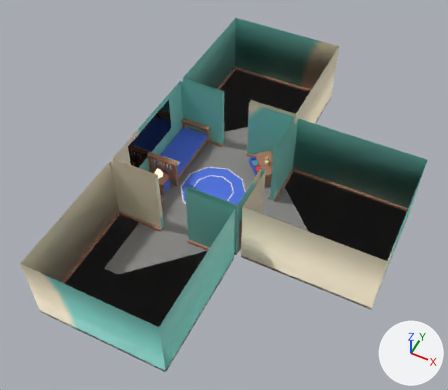
The FBX model OSJ_22/Assets/Models/Room.fbx, before and after one commit.
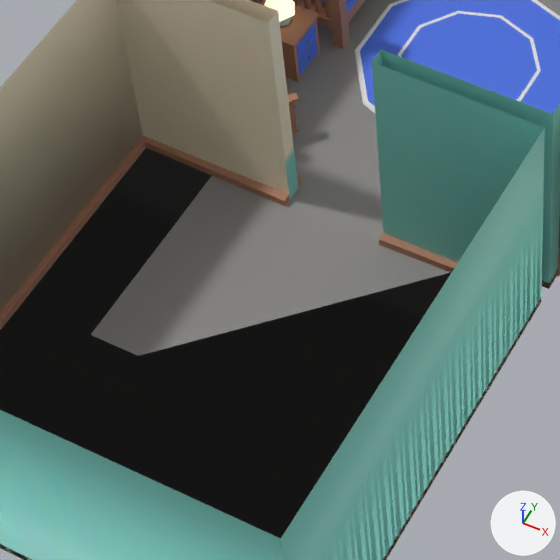
The first picture shows the older version from a 50 mm lens placed at (14.9, -23.1, 29.0), pointed at (3.8, -0.9, 1.1). The close-ups show both versions on the part from 17% to 53% of the width and 44% to 86% of the height of that picture; other places that the commit changed are outside them. Arrows for +X, +Y and +Z are at lower right; the lights stay in place. Where no turn or scale is listed for an object, it has been applied to the vertices.

The first close-up shows 'Bed', 'BedSidetable', 'Hub', 'Room1.002', 'Rug'.
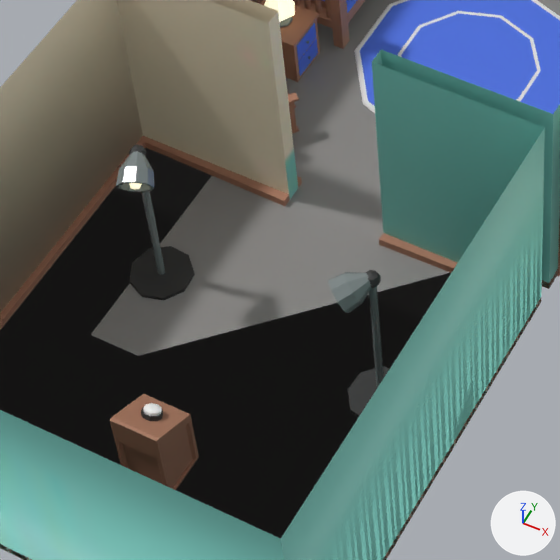
Pixel boxes [x1, y1, x2, y2] of what changed, in the close-ups (560 x 560 px):
'Pedestal', added (brown)
    after: [110, 394, 199, 490]
'LampGreen', added
    after: [116, 144, 194, 300]
    faces in mat_mattblack (black #313131): [129, 144, 194, 300]
    faces in mat_metal (grey #7d8686): [116, 151, 165, 275]
'LampRed', added
    after: [328, 270, 390, 417]
    faces in mat_metal (grey #7d8686): [328, 272, 384, 389]
    faces in mat_mattblack (black #313131): [348, 270, 390, 417]
'Cylinder.004', added
    after: [143, 403, 162, 416]
'Cylinder.001', added
    after: [141, 407, 163, 421]

The change, as a diff of the scene's bpy script:
```diff
--- a/OSJ_22/Assets/Models/Room.fbx.py
+++ b/OSJ_22/Assets/Models/Room.fbx.py
@@ mat_mattblack @@
+mat_mattblack = principled_material('MattBlack')
+mat_mattblack.base_color = (0.0311, 0.0311, 0.0311)  # black #313131
+mat_mattblack.roughness = 0.663
@@ mat_metal2 @@
+mat_metal2 = principled_material('Metal2')
+mat_metal2.base_color = (1.0, 1.0, 1.0)  # white #ffffff
+mat_metal2.roughness = 0.373
@@ me_cylinder_004 @@
+me_cylinder_004.from_pydata(...)  # 134 vertices, 126 faces; spans x -0.55..0.54, y -0.65..0.54, z -0.06..3.38
+# faces by material slot: [57, 19, 50]
+me_cylinder_004.materials.append(mat_metal)  # grey #7d8686
+me_cylinder_004.materials.append(mat_glow)  # white #e7e7e7
+me_cylinder_004.materials.append(mat_mattblack)  # black #313131
@@ me_cylinder_006 @@
+me_cylinder_006.from_pydata(...)  # 27 vertices, 20 faces; spans x -0.141..0.141, y -0.185..0.118, z -0.193..0.045
+me_cylinder_006.materials.append(mat_metal2)  # white #ffffff
@@ me_cylinder_003 @@
+me_cylinder_003.from_pydata(...)  # 18 vertices, 11 faces; spans x -0.168..0.168, y -0.243..0.119, z -0.273..0.011
+me_cylinder_003.materials.append(mat_mattblack)  # black #313131
@@ me_cube_018 @@
+me_cube_018.from_pydata(...)  # 58 vertices, 56 faces; spans x -0.43..0.43, y -0.43..0.43, z -1.0..0.69
+me_cube_018.materials.append(mat_wood)  # brown #ac7960
@@ me_cylinder_005 @@
+me_cylinder_005.from_pydata(...)  # 134 vertices, 126 faces; spans x -0.61..0.56, y -0.61..0.54, z -0.06..3.38
+# faces by material slot: [57, 19, 50]
+me_cylinder_005.materials.append(mat_metal)  # grey #7d8686
+me_cylinder_005.materials.append(mat_glow)  # white #e7e7e7
+me_cylinder_005.materials.append(mat_mattblack)  # black #313131
@@ ob_lampgreen @@
+ob_lampgreen = bpy.data.objects.new('LampGreen', me_cylinder_004)
+ob_lampgreen.location = (-0.23, -6.0, -0.72)
@@ ob_cylinder_004 @@
+ob_cylinder_004 = bpy.data.objects.new('Cylinder.004', me_cylinder_006)
+ob_cylinder_004.location = (1.84, -9.13, 0.84)
@@ ob_cylinder_001 @@
+ob_cylinder_001 = bpy.data.objects.new('Cylinder.001', me_cylinder_003)
+ob_cylinder_001.location = (1.84, -9.13, 0.84)
@@ ob_pedestal @@
+ob_pedestal = bpy.data.objects.new('Pedestal', me_cube_018)
+ob_pedestal.location = (1.84, -9.23, 0.24)
@@ ob_lampred @@
+ob_lampred = bpy.data.objects.new('LampRed', me_cylinder_005)
+ob_lampred.location = (4.32, -6.51, -0.72)
```
